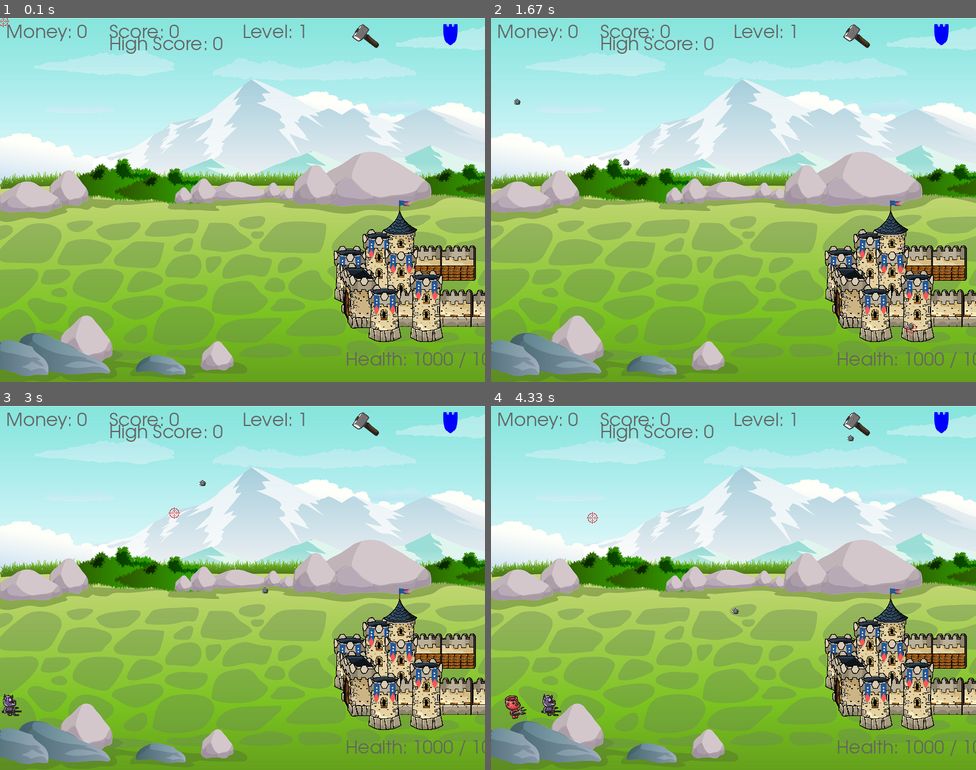
Above: before the commit, frames 1-4 (two rows, left to right).
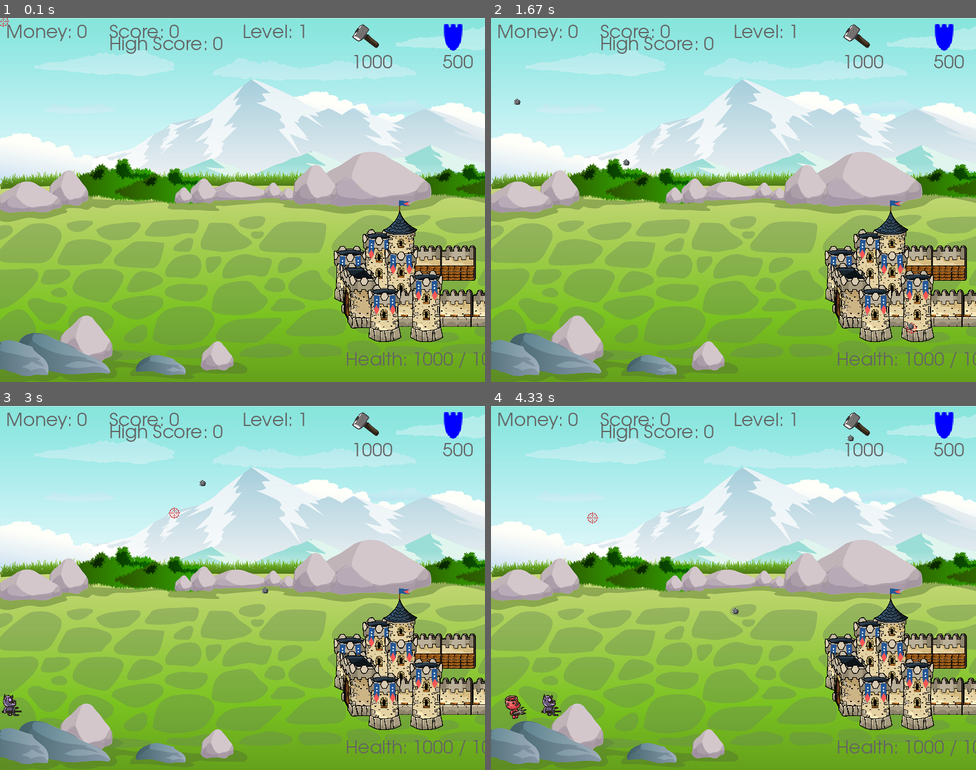
Above: after the commit, the same moments.

Repository: cfeliciano7792/Pygame_Castle_Rush
Game: pygame game, started from main.py
Two runs of this game, one before a commit and one after it. Both use one fixed random seed, a clock stepped at 60 frames per second and the inputs below.
Inputs (mouse positions are in pixels of both pictures, inside the frame that each line leads up to):
- Up to frame 1 (0.1 s): no input
- Up to frame 2 (1.67 s): click (733, 200) at 0.38 s; click (733, 221) at 0.72 s; click (583, 145) at 1.05 s; click (912, 327) at 1.38 s
- Up to frame 3 (3 s): click (252, 464) at 1.72 s; click (218, 682) at 2.05 s; click (227, 526) at 2.38 s; click (174, 511) at 2.72 s
- Up to frame 4 (4.33 s): click (859, 555) at 3.05 s; click (883, 580) at 3.38 s; click (835, 522) at 3.72 s; click (592, 518) at 4.05 s

The runs differ from the first frame. In frame 1, 0.3% of the frame differs, in the area x 73-98%, y 1-14%; in frame 2, 0.3%; in frame 3, 0.3%; in frame 4, 0.3%.

Commit message:
Added upgrade cost text

Diff:
--- a/main.py
+++ b/main.py
@@ -92,6 +92,8 @@
     draw_text('Level: ' + str(level), font, GREY, SCREEN_WIDTH // 2, 10)
     draw_text('Health: ' + str(castle.health) + " / " + str(castle.max_health), font, GREY, SCREEN_WIDTH - 230,
               SCREEN_HEIGHT - 50)
+    draw_text('1000', font, GREY, SCREEN_WIDTH - 220, 60)
+    draw_text('500', font, GREY, SCREEN_WIDTH - 70, 60)
 
 
 # castle class
@@ -200,7 +202,7 @@
 
 # create buttons
 repair_button = button.Button(SCREEN_WIDTH - 220, 10, repair_img, .5)
-armor_button = button.Button(SCREEN_WIDTH - 75, 10, armor_img, 1.1)
+armor_button = button.Button(SCREEN_WIDTH - 75, 10, armor_img, 1.4)
 
 # create groups
 bullet_group = pygame.sprite.Group()
